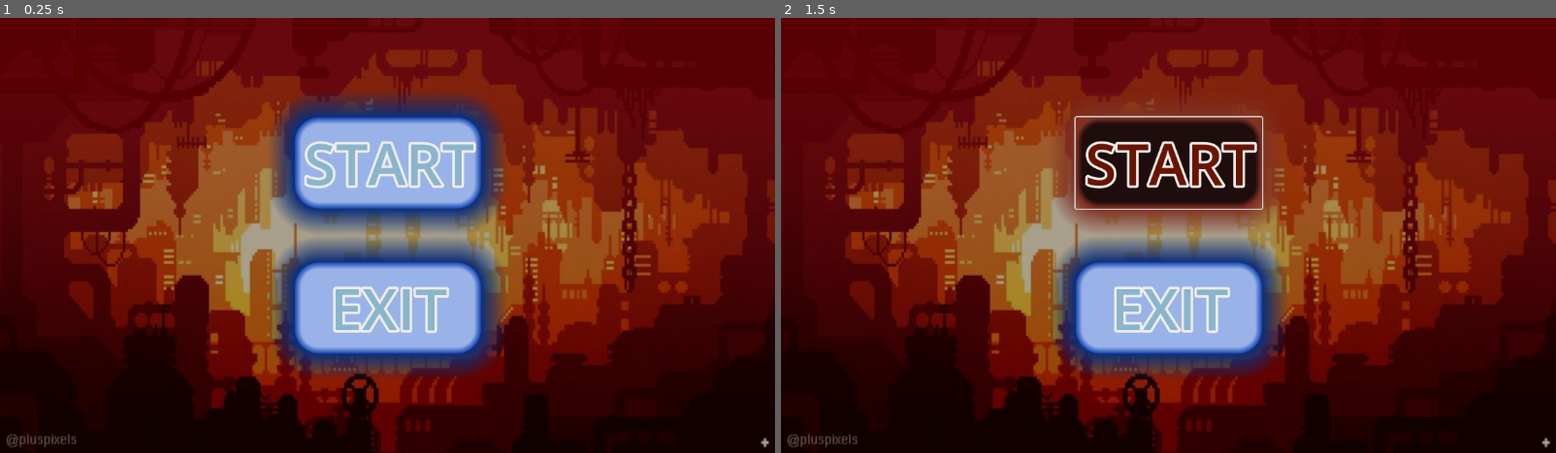
Above: before the commit, frames 1-2 (left to right).
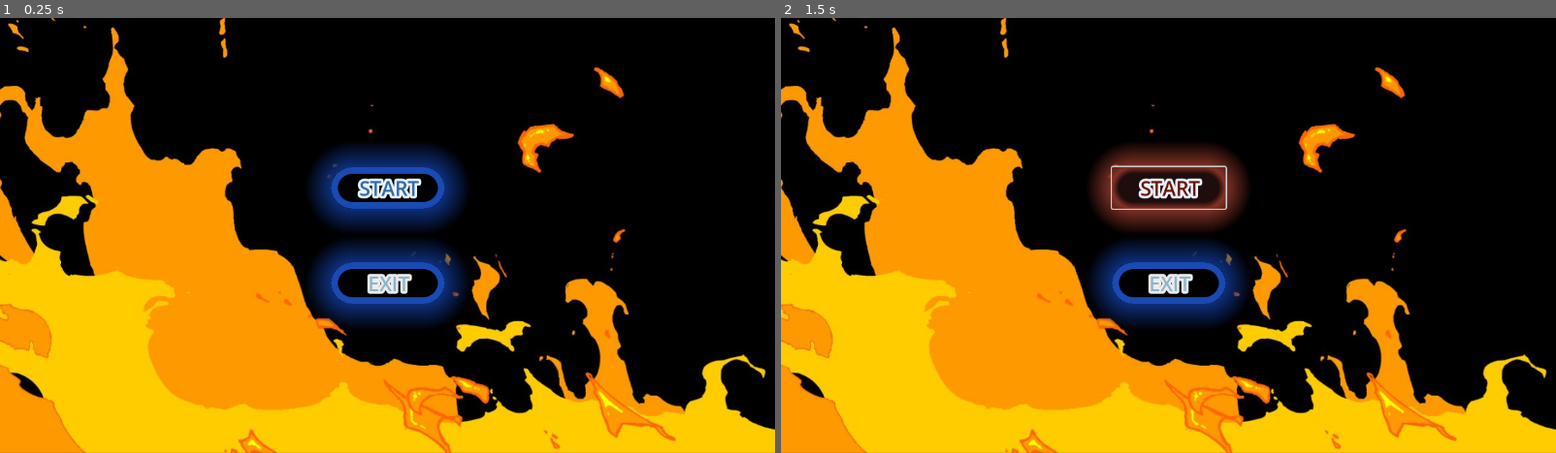
Above: after the commit, the same moments.

Repository: BenaventR/AwesomeGAME_001
Game: Godot game, scene res://Amanda GUI/Main_Menu.tscn
Same seed, same stepped clock (60 frames per second), same inputs: the game is played once before the commit and once after it.
Inputs:
- Up to frame 1 (0.25 s): no input
- Up to frame 2 (1.5 s): click "START" at 0.5 s; click "START" at 1.25 s

The runs differ from the first frame. In frame 1, 99% of the frame differs, in the area x 0-100%, y 0-100%; in frame 2, 98%.

Commit message:
'GUIV02'

Diff:
--- a/Amanda GUI/Main_Menu.tscn
+++ b/Amanda GUI/Main_Menu.tscn
@@ -1,10 +1,9 @@
 [gd_scene load_steps=7 format=3 uid="uid://dt86knjdi5402"]
 
-[ext_resource type="Texture2D" uid="uid://d1uwbckqs3thh" path="res://Amanda GUI/BGAG.JPG" id="1_7y86p"]
+[ext_resource type="Texture2D" uid="uid://c8myb4gcrh42g" path="res://Amanda GUI/fire.JPG" id="1_p2ngf"]
 
-[sub_resource type="StyleBoxTexture" id="StyleBoxTexture_rq0tf"]
-texture = ExtResource("1_7y86p")
-modulate_color = Color(0.65834, 0.65834, 0.65834, 1)
+[sub_resource type="StyleBoxTexture" id="StyleBoxTexture_crl11"]
+texture = ExtResource("1_p2ngf")
 
 [sub_resource type="ViewportTexture" id="ViewportTexture_7vyig"]
 
@@ -40,12 +39,12 @@
 
 [sub_resource type="StyleBoxFlat" id="StyleBoxFlat_4bsxe"]
 bg_color = Color(0.6, 0.701961, 0.913725, 1)
+draw_center = false
 border_width_left = 10
 border_width_top = 10
 border_width_right = 10
 border_width_bottom = 10
 border_color = Color(0.101961, 0.290196, 0.701961, 1)
-border_blend = true
 corner_radius_top_left = 35
 corner_radius_top_right = 35
 corner_radius_bottom_right = 35
@@ -68,7 +67,7 @@
 anchor_bottom = 1.0
 grow_horizontal = 2
 grow_vertical = 2
-theme_override_styles/panel = SubResource("StyleBoxTexture_rq0tf")
+theme_override_styles/panel = SubResource("StyleBoxTexture_crl11")
 
 [node name="VBoxContainer" type="VBoxContainer" parent="."]
 layout_mode = 1
@@ -90,11 +89,11 @@
 size_flags_vertical = 3
 theme_override_colors/font_hover_color = Color(0.411765, 0.0784314, 0.00392157, 1)
 theme_override_colors/font_pressed_color = Color(0.411765, 0.0784314, 0.00392157, 1)
-theme_override_colors/font_color = Color(0.540954, 0.711627, 0.803189, 1)
-theme_override_colors/font_outline_color = Color(0.93449, 0.929369, 0.919, 1)
+theme_override_colors/font_color = Color(0.188235, 0.419608, 0.647059, 1)
+theme_override_colors/font_outline_color = Color(0.918118, 0.952094, 0.989374, 1)
 theme_override_colors/icon_pressed_color = Color(0.410176, 0.0791294, 0.00462934, 1)
 theme_override_constants/outline_size = 15
-theme_override_font_sizes/font_size = 85
+theme_override_font_sizes/font_size = 30
 theme_override_icons/icon = SubResource("ViewportTexture_7vyig")
 theme_override_styles/hover = SubResource("StyleBoxFlat_nd52d")
 theme_override_styles/pressed = SubResource("StyleBoxFlat_g8rka")
@@ -112,7 +111,7 @@
 theme_override_colors/font_outline_color = Color(0.93449, 0.929369, 0.919, 1)
 theme_override_colors/icon_pressed_color = Color(0.410176, 0.0791294, 0.00462934, 1)
 theme_override_constants/outline_size = 15
-theme_override_font_sizes/font_size = 85
+theme_override_font_sizes/font_size = 30
 theme_override_icons/icon = SubResource("ViewportTexture_7vyig")
 theme_override_styles/hover = SubResource("StyleBoxFlat_nd52d")
 theme_override_styles/pressed = SubResource("StyleBoxFlat_g8rka")
--- a/project.godot
+++ b/project.godot
@@ -14,3 +14,7 @@
 run/main_scene="res://Amanda GUI/Main_Menu.tscn"
 config/features=PackedStringArray("4.3", "Forward Plus")
 config/icon="res://icon.svg"
+
+[editor_plugins]
+
+enabled=PackedStringArray("res://addons/gif/plugin.cfg")
Binary file added: Amanda GUI/fire bg.gif
Binary file added: Amanda GUI/fire.JPG
Not shown, added: Amanda GUI/fire.JPG.import
Not shown, removed: Amanda GUI/godot-gif-importer-main/addons/gif-importer/GIF2AnimatedTexturePlugin.gd
Not shown, removed: Amanda GUI/godot-gif-importer-main/addons/gif-importer/GIF2SpriteFramesPlugin.gd
Not shown, removed: Amanda GUI/godot-gif-importer-main/addons/gif-importer/GIFReader.gd
Not shown, removed: Amanda GUI/godot-gif-importer-main/addons/gif-importer/gif-lzw/lsbbitpacker.gd
Not shown, removed: Amanda GUI/godot-gif-importer-main/addons/gif-importer/gif-lzw/lsbbitunpacker.gd
Not shown, removed: Amanda GUI/godot-gif-importer-main/addons/gif-importer/gif-lzw/lzw.gd
Not shown, removed: Amanda GUI/godot-gif-importer-main/addons/gif-importer/plugin.cfg
Not shown, removed: Amanda GUI/godot-gif-importer-main/addons/gif-importer/plugin.gd
Not shown, added: Amanda GUI/fir6A1C.tmp
(and 3 more such lines)
